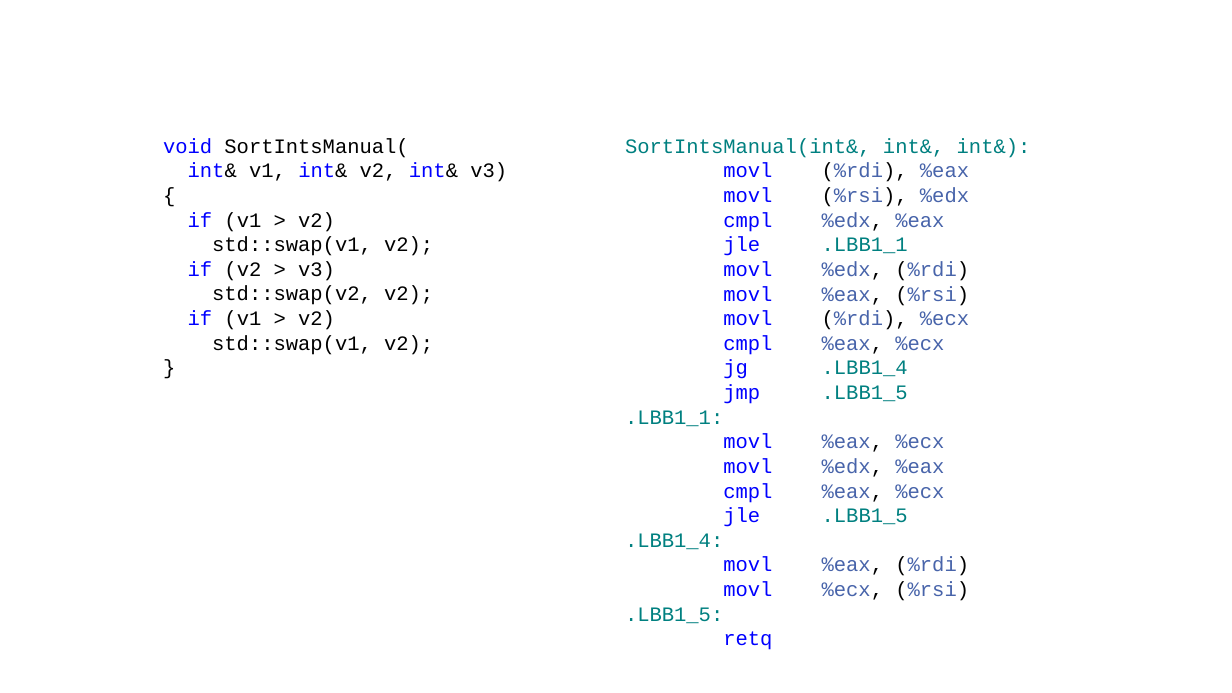
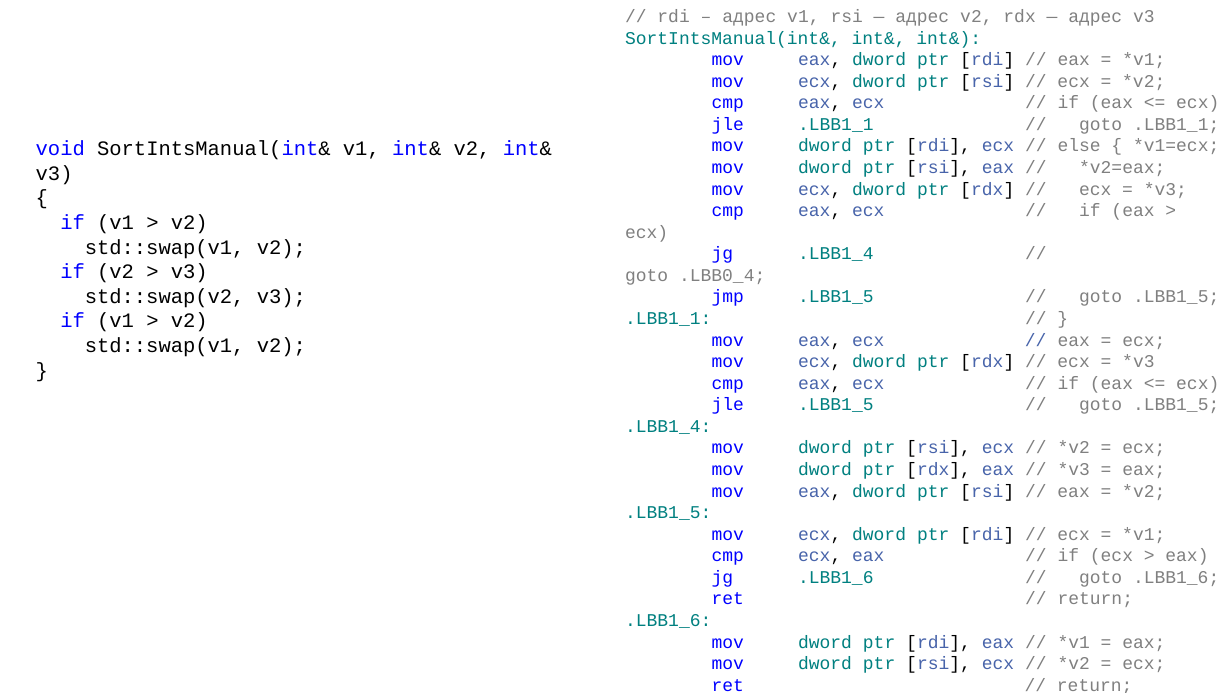
Before and after one commit to alexey-malov/oop, a slide deck: slide 16 of lectures/06/Обобщенное программирование, шаблоны.pptx (slide 15 before the commit). Drawn at 1232x693 pixels with LibreOffice and Linux fonts; fonts in the diff are those of the drawing. Boxes give left, top, right and bottom in pixels: in the first picture for what was removed or moved away, otherwise in the second. Text is boxed around its words. In the diff, an @@ line names an element or a change of style, - is before the commit and + after.

```diff
--- a/lectures/06/Обобщенное программирование, шаблоны.pptx
+++ b/lectures/06/Обобщенное программирование, шаблоны.pptx
@@ text "// rdi – адрес v1, ...": place and size @@
-text "// rdi – адрес v1, ..." at (625,138,1031,650)
+text "// rdi – адрес v1, ..." at (625,10,1219,673)
@@ text at (657,10,1155,26): paragraph added @@
+// rdi – адрес v1, rsi — адрес v2, rdx — адрес v3
@@ text at (625,53,1219,414): text changed; size 16 to 14 pt; text colour #4864AA to #808080 @@
-movl (%rdi), %eax
-movl (%rsi), %edx
-cmpl %edx, %eax
-jle .LBB1_1
-movl %edx, (%rdi)
-movl %eax, (%rsi)
-movl (%rdi), %ecx
-cmpl %eax, %ecx
-jg .LBB1_4
-jmp .LBB1_5
-.LBB1_1:
-movl %eax, %ecx
-movl %edx, %eax
-cmpl %eax, %ecx
-jle .LBB1_5
+mov eax, dword ptr [rdi] // eax = *v1;
+mov ecx, dword ptr [rsi] // ecx = *v2;
+cmp eax, ecx // if (eax <= ecx)
+jle .LBB1_1 // goto .LBB1_1;
+mov dword ptr [rdi], ecx // else { *v1=ecx;
+mov dword ptr [rsi], eax // *v2=eax;
+mov ecx, dword ptr [rdx] // ecx = *v3;
+cmp eax, ecx // if (eax > ecx)
+jg .LBB1_4 // goto .LBB0_4;
+jmp .LBB1_5 // goto .LBB1_5;
+.LBB1_1: // }
+mov eax, ecx // eax = ecx;
+mov ecx, dword ptr [rdx] // ecx = *v3
+cmp eax, ecx // if (eax <= ecx)
+jle .LBB1_5 // goto .LBB1_5;
@@ text at (625,31,981,520): size 16 to 14 pt in "SortIntsManual(int&, int&, int&):", ".LBB1_4:", ".LBB1_5:" @@
@@ text "void SortIntsManual(int& v1, int& v2, ...": place and size @@
-text "void SortIntsManual(int& v1, int& v2, ..." at (163,138,507,355)
+text "void SortIntsManual(int& v1, int& v2, ..." at (36,140,552,357)
@@ text at (36,140,552,185): text changed @@
-void SortIntsManual(
-int& v1, int& v2, int& v3)
+void SortIntsManual(int& v1, int& v2, int& v3)
@@ text at (85,288,306,308): text changed @@
-std::swap(v2, v2);
+std::swap(v2, v3);
@@ text at (712,441,1165,501): text changed; size 16 to 14 pt; text colour #4864AA to #808080 @@
-movl %eax, (%rdi)
-movl %ecx, (%rsi)
+mov dword ptr [rsi], ecx // *v2 = ecx;
+mov dword ptr [rdx], eax // *v3 = eax;
+mov eax, dword ptr [rsi] // eax = *v2;
@@ text at (625,527,1219,673): text changed; size 16 to 14 pt; text colour #0000FF to #808080 @@
-retq
+mov ecx, dword ptr [rdi] // ecx = *v1;
+cmp ecx, eax // if (ecx > eax)
+jg .LBB1_6 // goto .LBB1_6;
+ret // return;
+.LBB1_6:
+mov dword ptr [rdi], eax // *v1 = eax;
+mov dword ptr [rsi], ecx // *v2 = ecx;
+ret // return;
```
Also in this commit, not shown: 15 other slides changed, 5 slides added, 4 slides removed, 6 other files.
